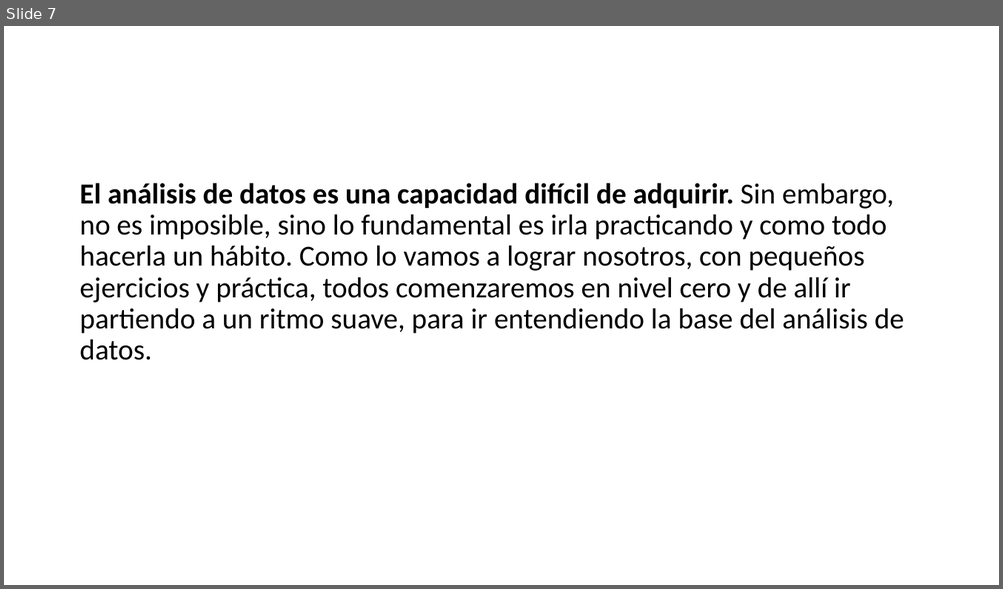
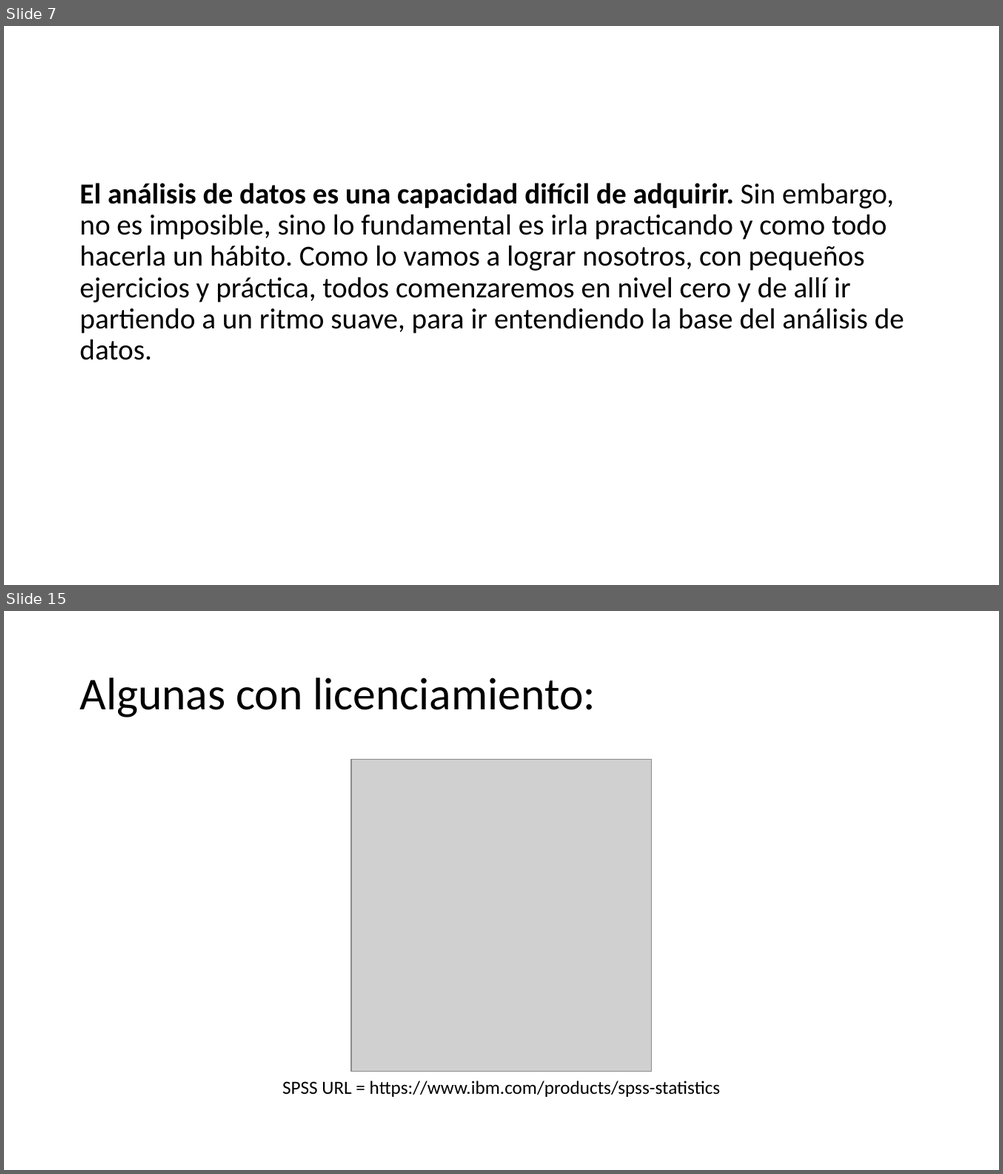
Before and after one commit to wparedesgt/RBasico, a slide deck: presentaciones/S01-New/00_Inicio.pptx. Shown one above the other, each under a label of ours: slide 7 before the commit, slides 7 and 15 after it; the slides between them are not shown. The pictures are 1003x589 and 1003x1174 pixels, drawn with LibreOffice and Linux fonts; fonts in the diff are those of the drawing; grey boxes stand for pictures; background and template pictures are left out. Boxes give left, top, right and bottom in pixels: in the first picture for what was removed or moved away, otherwise in the second. Text is boxed around its words. In the diff, an @@ line names an element or a change of style, - is before the commit and + after.

```diff
--- a/presentaciones/S01-New/00_Inicio.pptx
+++ b/presentaciones/S01-New/00_Inicio.pptx
@@ slide 15 added at [4,611,999,1170], background picture (left out) @@
@@ title added at [79,678,595,718], 44 pt, text #000000 @@
+Algunas con licenciamiento:
@@ picture added at [351,760,652,1072] @@
@@ text added at [282,1081,720,1097], 18 pt, text #000000 @@
+SPSS URL = https://www.ibm.com/products/spss-statistics
```
Also in this commit, not shown: 10 other slides added, 9 other files.
